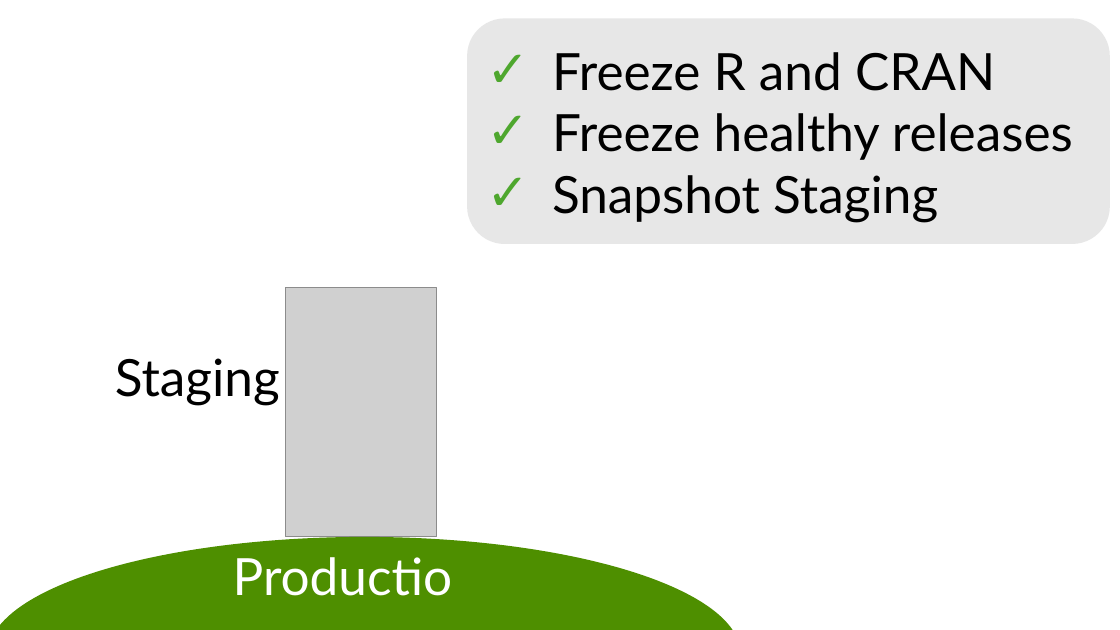
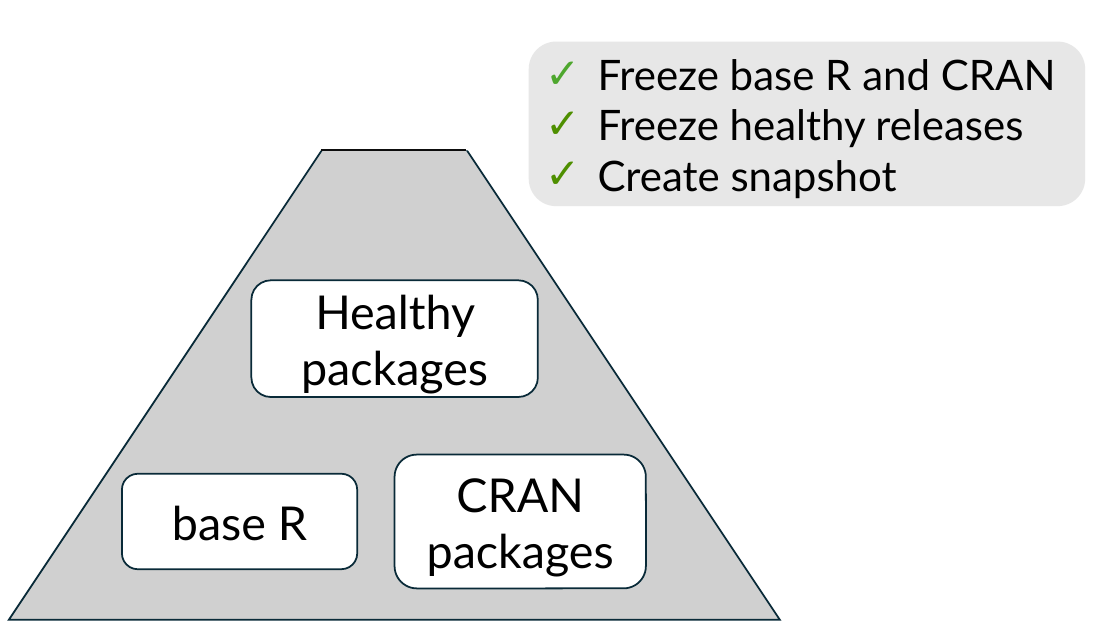
Before and after one commit to wlandau/posit2025, a slide deck: slide 5 of images/snapshot.pptx. Drawn at 1120x630 pixels with LibreOffice and Linux fonts; fonts in the diff are those of the drawing; grey boxes stand for pictures. Boxes give left, top, right and bottom in pixels: in the first picture for what was removed or moved away, otherwise in the second. Text is boxed around its words. In the diff, an @@ line names an element or a change of style, - is before the commit and + after.

```diff
--- a/images/snapshot.pptx
+++ b/images/snapshot.pptx
@@ triangle added at (x1=257, y1=12, x2=524, y2=150), fill #FFFFFF @@
@@ picture added at (x1=9, y1=41, x2=781, y2=619) @@
@@ rounded rectangle "Freeze base R and CRAN" resized from (x1=467, y1=18, x2=1110, y2=245) to (x1=528, y1=41, x2=1085, y2=206) @@
@@ text in rounded rectangle at (x1=598, y1=59, x2=1056, y2=91): text changed; size 44 to 36 pt @@
-✓ Freeze R and CRAN
+✓ Freeze base R and CRAN
@@ text in rounded rectangle at (x1=598, y1=109, x2=1023, y2=148): size 44 to 36 pt in "Freeze healthy releases"; bullet colour #4EA72E to #4E8F00 @@
@@ line added from (321, 150) to (466, 150), #0D0D0D 1.5 pt @@
@@ text in rounded rectangle at (x1=598, y1=160, x2=897, y2=199): text changed; size 44 to 36 pt @@
-✓ Snapshot Staging
+✓ Create snapshot
@@ rounded rectangle added at (x1=251, y1=281, x2=538, y2=397), fill #FFFFFF, outline #092A39 1.5 pt, 40 pt, text #000000 @@
+Healthy packages
@@ picture removed at (x1=285, y1=287, x2=437, y2=537) @@
@@ text removed at (x1=115, y1=358, x2=280, y2=406) @@
-Staging
@@ rounded rectangle added at (x1=122, y1=474, x2=357, y2=570), fill #FFFFFF, outline #092A39 1.5 pt, 40 pt, text #000000 @@
+base R
@@ rounded rectangle added at (x1=395, y1=455, x2=646, y2=588), fill #FFFFFF, outline #092A39 1.5 pt, 40 pt, text #000000 @@
+CRAN packages
@@ ellipse removed at (x1=0, y1=537, x2=741, y2=630) @@
@@ text removed at (x1=224, y1=540, x2=487, y2=611) @@
-Production
```
Also in this commit, not shown: 2 other slides changed, 2 slides added, 2 slides removed, 7 other files.
